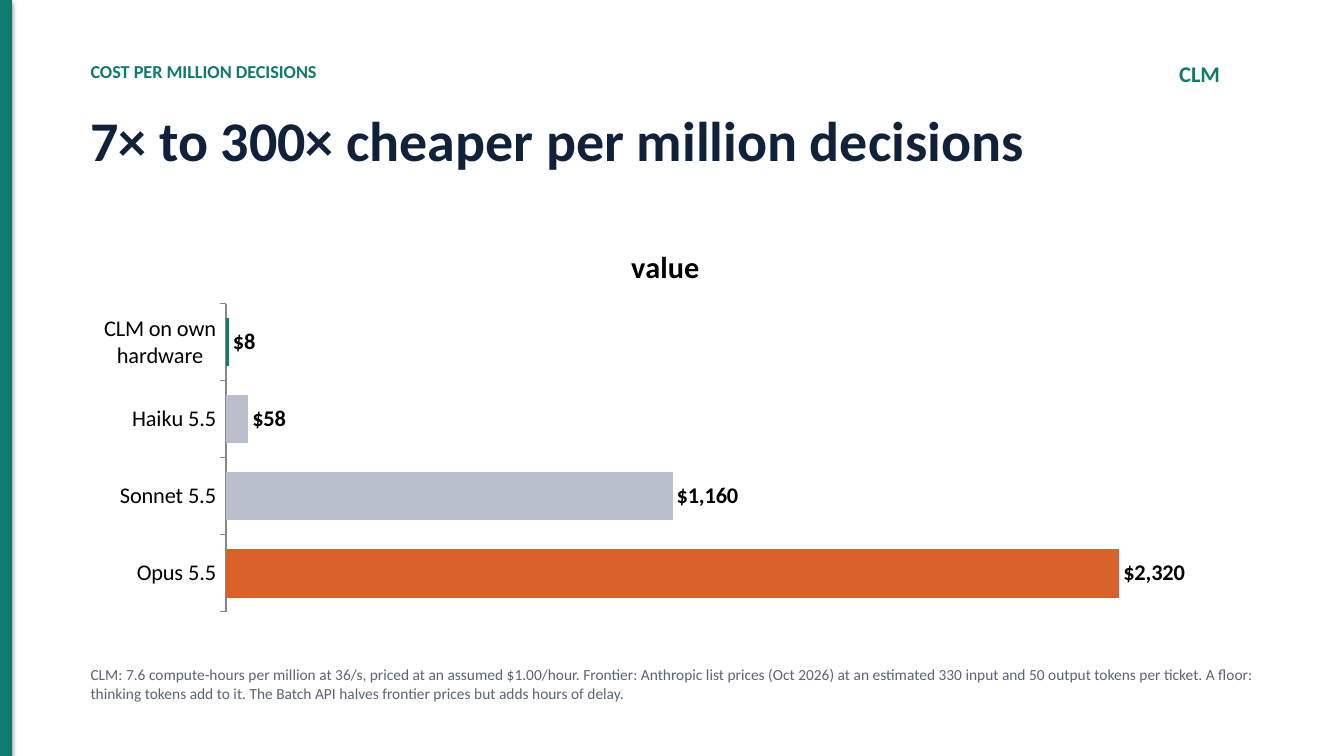
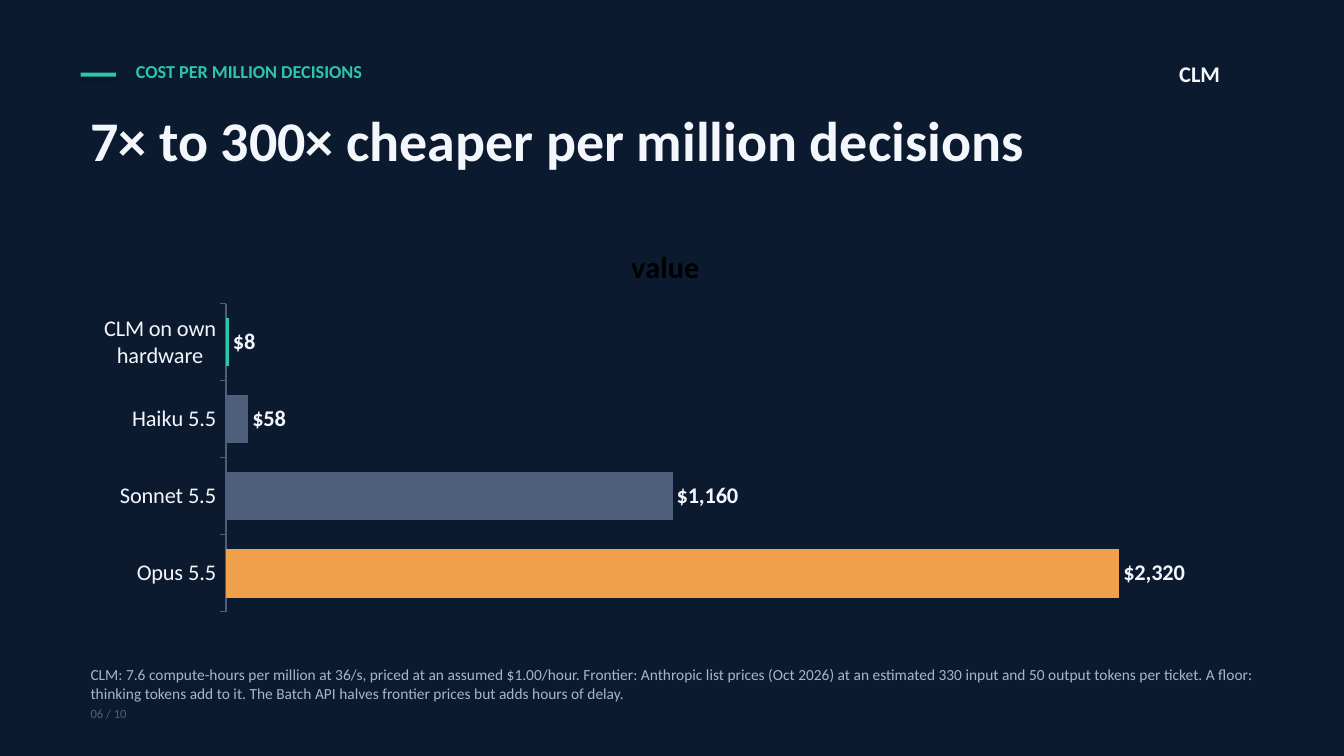
Before and after one commit to rgvvvg5mpz-collab/clm-nemotron, a slide deck: slide 6 of Marketing/CLM-Executive-Briefing.pptx. Drawn at 1344x756 pixels with LibreOffice and Linux fonts; fonts in the diff are those of the drawing. Boxes give left, top, right and bottom in pixels: in the first picture for what was removed or moved away, otherwise in the second. Text is boxed around its words. In the diff, an @@ line names an element or a change of style, - is before the commit and + after.

```diff
--- a/Marketing/CLM-Executive-Briefing.pptx
+++ b/Marketing/CLM-Executive-Briefing.pptx
@@ rectangle: place and size @@
-rectangle at box(0, 0, 12, 756)
+rectangle at box(0, 0, 1344, 756)
@@ rectangle at box(0, 0, 1344, 756): fill #0F7B6C to #0C1A30 @@
@@ text "COST PER MILLION DECISIONS": place and size @@
-text "COST PER MILLION DECISIONS" at box(91, 66, 317, 78)
+text "COST PER MILLION DECISIONS" at box(136, 66, 362, 78)
@@ text "COST PER MILLION DECISIONS" at box(136, 66, 362, 78): text colour #0F7B6C to #2CC5AD @@
@@ text "CLM" at box(1179, 67, 1220, 82): text colour #0F7B6C to #F3F6FA @@
@@ rectangle added at box(81, 73, 116, 77), fill #2CC5AD @@
@@ text "7× to 300× cheaper per ..." at box(91, 121, 1024, 170): text colour #10213A to #F3F6FA @@
@@ bar chart at box(81, 227, 1250, 620) @@
@@ data labels of value changed @@
@@ colours of single points changed @@
@@ category axis changed @@
@@ text "CLM: 7.6 compute-hours per million ..." at box(91, 669, 1252, 702): text colour #5A6476 to #A9B6C8 @@
@@ text added at box(91, 710, 127, 718), 9 pt, text #4D5F7A @@
+06 / 10
```
Also in this commit, not shown: 9 other slides changed, 55 other files.
